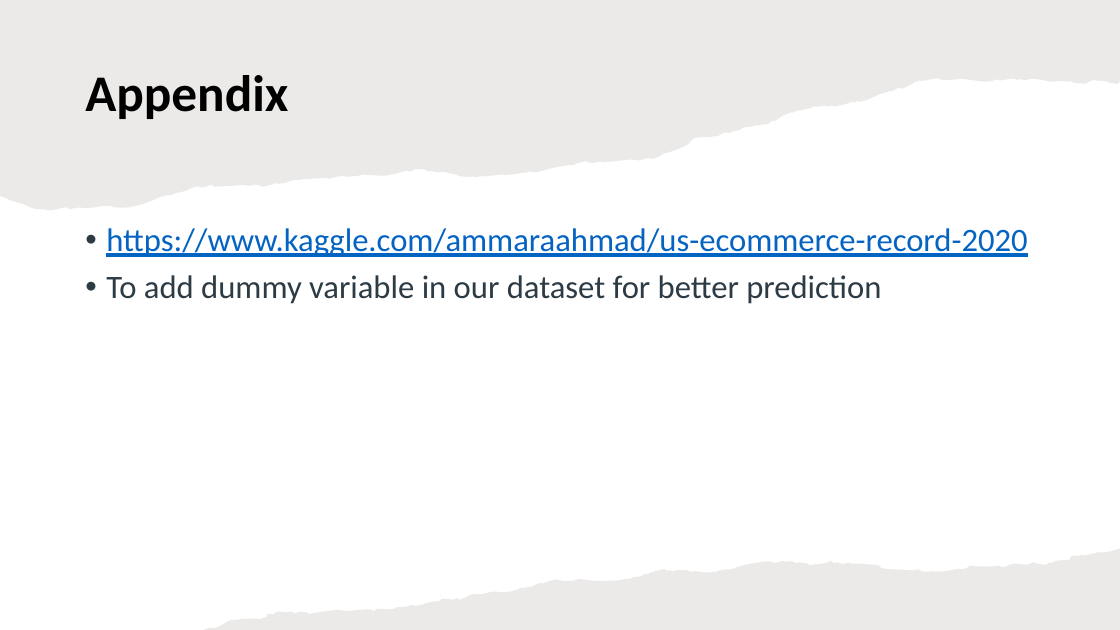
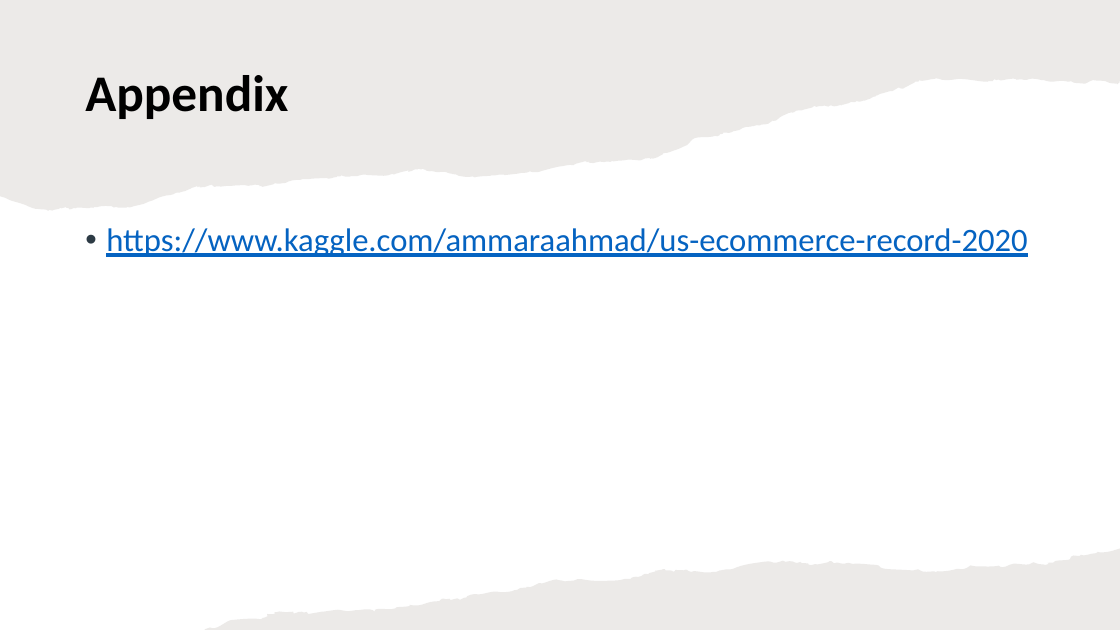
Before and after one commit to PrernaSharma96/Forecasting-of-E-Commerce-Products, a slide deck: slide 42 of Data Forecasting of Ecommerce in United States.pptx. Drawn at 1120x630 pixels with LibreOffice and Linux fonts; fonts in the diff are those of the drawing. Boxes give left, top, right and bottom in pixels: in the first picture for what was removed or moved away, otherwise in the second. Text is boxed around its words. In the diff, an @@ line names an element or a change of style, - is before the commit and + after.

```diff
--- a/Data Forecasting of Ecommerce in United States.pptx
+++ b/Data Forecasting of Ecommerce in United States.pptx
@@ text at (106,275,881,304): paragraph removed @@
-• To add dummy variable in our dataset for better prediction
```
Also in this commit, not shown: 1 other slide changed.
